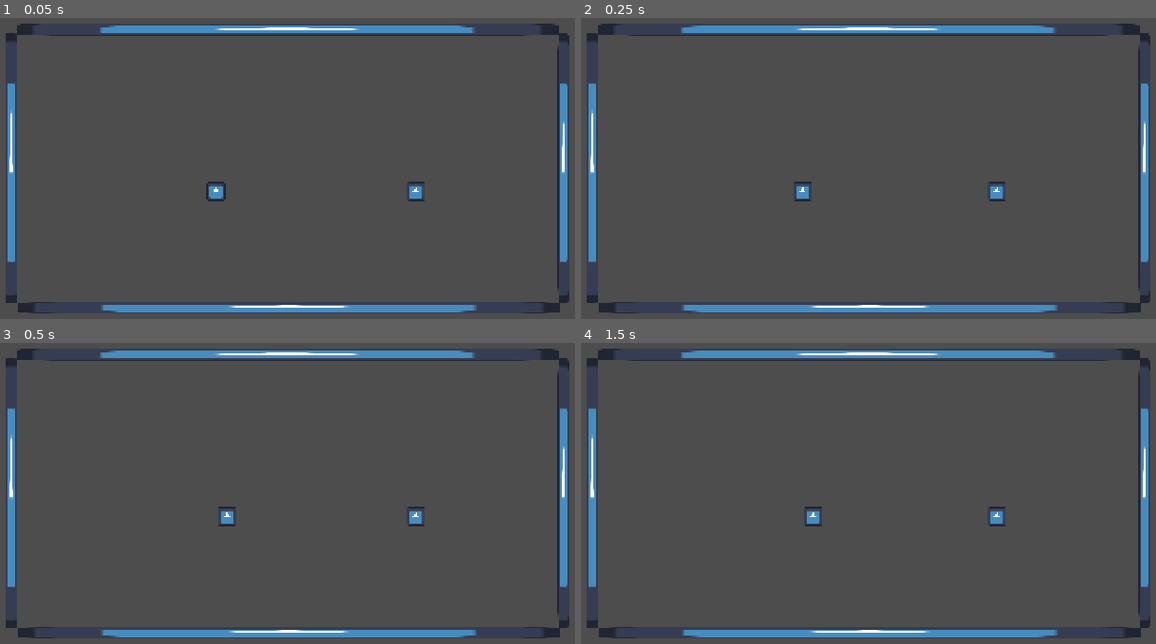
Above: before the commit, frames 1-4 (two rows, left to right).
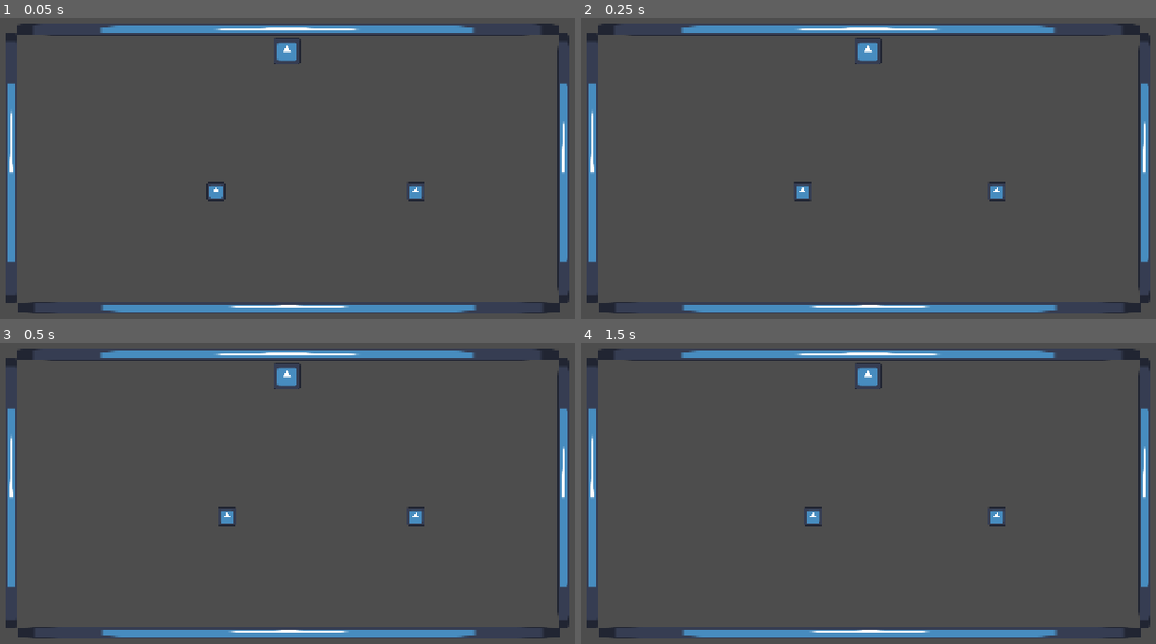
Above: after the commit, the same moments.

Repository: Kitakot/melon-pool
Game: Godot game, scene res://scenes/game.tscn
The game is run twice, just before and just after one commit, with the same random seed, the same clock (stepped at 60 frames per second) and the same inputs. The engine's default icon, where the game draws it, is replaced by a stand-in: a white triangle on a blue panel in a dark square.
Inputs (mouse positions are in pixels of both pictures, inside the frame that each line leads up to):
- Up to frame 1 (0.05 s): no input
- Up to frame 2 (0.25 s): no input
- Up to frame 3 (0.5 s): no input
- Up to frame 4 (1.5 s): move the mouse to (1046, 469) at 0.52 s; click (1046, 469) at 0.67 s; tap Enter at 1.25 s; move the mouse to (730, 511) at 1.27 s; click (730, 511) at 1.42 s

The runs differ from the first frame. In frame 1, 0.3% of the frame differs, in the area x 47-53%, y 6-16%; in frame 2, 0.3%; in frame 3, 0.3%; in frame 4, 0.3%.

Commit message:
Add pocket

Diff:
--- a/Objects/Ball.tscn
+++ b/Objects/Ball.tscn
@@ -6,7 +6,7 @@
 [sub_resource type="CircleShape2D" id="CircleShape2D_2xhk2"]
 radius = 16.0
 
-[node name="RigidBody2D2" type="RigidBody2D" unique_id=707908172]
+[node name="RigidBody2D" type="RigidBody2D" unique_id=707908172]
 physics_material_override = ExtResource("1_p1o3b")
 angular_damp = 100.0
 
--- /dev/null
+++ b/Objects/pocket.tscn
@@ -0,0 +1,17 @@
+[gd_scene format=3 uid="uid://fwl8ln380t7b"]
+
+[ext_resource type="Script" uid="uid://qmvwcrnxp44p" path="res://scenes/pocket.gd" id="1_6imce"]
+[ext_resource type="Texture2D" uid="uid://26kf6cb5ihpm" path="res://icon.svg" id="2_tr6x7"]
+
+[sub_resource type="CircleShape2D" id="CircleShape2D_11huh"]
+radius = 64.0
+
+[node name="Pocket" type="Area2D" unique_id=2089654417]
+scale = Vector2(0.36489052, 0.36489052)
+script = ExtResource("1_6imce")
+
+[node name="CollisionShape2D" type="CollisionShape2D" parent="." unique_id=1087370647]
+shape = SubResource("CircleShape2D_11huh")
+
+[node name="Icon" type="Sprite2D" parent="." unique_id=1350626404]
+texture = ExtResource("2_tr6x7")
--- a/scenes/game.tscn
+++ b/scenes/game.tscn
@@ -4,6 +4,7 @@
 [ext_resource type="Texture2D" uid="uid://26kf6cb5ihpm" path="res://icon.svg" id="1_uwrxv"]
 [ext_resource type="Script" uid="uid://ci8ddphdysbm8" path="res://scenes/player_ball.gd" id="2_lbhrr"]
 [ext_resource type="PackedScene" uid="uid://b2nctyfw0lab4" path="res://Objects/Ball.tscn" id="4_lbhrr"]
+[ext_resource type="PackedScene" uid="uid://fwl8ln380t7b" path="res://Objects/pocket.tscn" id="5_iywne"]
 
 [sub_resource type="CircleShape2D" id="CircleShape2D_2xhk2"]
 radius = 16.0
@@ -22,15 +23,24 @@
 [sub_resource type="PhysicsMaterial" id="PhysicsMaterial_lbhrr"]
 bounce = 1.0
 
-[sub_resource type="RectangleShape2D" id="RectangleShape2D_a4gx2"]
+[sub_resource type="RectangleShape2D" id="RectangleShape2D_iywne"]
 size = Vector2(900, 20)
 
 [sub_resource type="RectangleShape2D" id="RectangleShape2D_lbhrr"]
 size = Vector2(20, 450)
 
+[sub_resource type="PhysicsMaterial" id="PhysicsMaterial_iywne"]
+bounce = 1.0
+
+[sub_resource type="RectangleShape2D" id="RectangleShape2D_p57ef"]
+size = Vector2(20, 450)
+
+[sub_resource type="RectangleShape2D" id="RectangleShape2D_a4gx2"]
+size = Vector2(900, 20)
+
 [node name="Node2D" type="Node2D" unique_id=874810127]
 
-[node name="RigidBody2D" type="RigidBody2D" parent="." unique_id=1186755015]
+[node name="Cueball" type="RigidBody2D" parent="." unique_id=1186755015]
 position = Vector2(493.761, 402)
 physics_material_override = ExtResource("1_lnu2h")
 linear_velocity = Vector2(50, 0)
@@ -39,10 +49,10 @@
 script = ExtResource("2_lbhrr")
 shot_power = 1.53
 
-[node name="CollisionShape2D" type="CollisionShape2D" parent="RigidBody2D" unique_id=1585950942]
+[node name="CollisionShape2D" type="CollisionShape2D" parent="Cueball" unique_id=1585950942]
 shape = SubResource("CircleShape2D_2xhk2")
 
-[node name="Icon" type="Sprite2D" parent="RigidBody2D" unique_id=234126938]
+[node name="Icon" type="Sprite2D" parent="Cueball" unique_id=234126938]
 scale = Vector2(0.25, 0.25)
 texture = ExtResource("1_uwrxv")
 
@@ -74,7 +84,7 @@
 physics_material_override = SubResource("PhysicsMaterial_lbhrr")
 
 [node name="CollisionShape2D" type="CollisionShape2D" parent="Table/CushonTop" unique_id=271410761]
-shape = SubResource("RectangleShape2D_a4gx2")
+shape = SubResource("RectangleShape2D_iywne")
 
 [node name="Icon" type="Sprite2D" parent="Table/CushonTop" unique_id=281186981]
 scale = Vector2(7.2, 0.156)
@@ -93,10 +103,10 @@
 
 [node name="CushonRight2" type="StaticBody2D" parent="Table" unique_id=1227007184]
 position = Vector2(147, 363)
-physics_material_override = SubResource("PhysicsMaterial_lbhrr")
+physics_material_override = SubResource("PhysicsMaterial_iywne")
 
 [node name="CollisionShape2D" type="CollisionShape2D" parent="Table/CushonRight2" unique_id=920839212]
-shape = SubResource("RectangleShape2D_lbhrr")
+shape = SubResource("RectangleShape2D_p57ef")
 
 [node name="Icon" type="Sprite2D" parent="Table/CushonRight2" unique_id=878807838]
 scale = Vector2(0.156, 3.6)
@@ -112,3 +122,6 @@
 [node name="Icon" type="Sprite2D" parent="Table/CushonBottom" unique_id=495534325]
 scale = Vector2(7.2, 0.156)
 texture = ExtResource("1_uwrxv")
+
+[node name="Pocket" parent="Table" unique_id=2089654417 instance=ExtResource("5_iywne")]
+position = Vector2(616.00006, 164)
--- a/scenes/player_ball.gd
+++ b/scenes/player_ball.gd
@@ -6,6 +6,9 @@
 var shot_vector = Vector2()
 @export var shot_power = 1.0
 @export var epsilon = 10
+
+func _ready() -> void:
+	add_to_group("balls")
 
 func _unhandled_input(event: InputEvent) -> void:
 	if event is InputEventMouseButton and event.button_index == MOUSE_BUTTON_LEFT:
--- /dev/null
+++ b/scenes/pocket.gd
@@ -0,0 +1,9 @@
+extends Area2D
+
+func _physics_process(_delta):
+	for body in get_overlapping_bodies():
+		if body.is_in_group("balls"):
+			var distance = global_position.distance_to(body.global_position)
+
+			if distance <= 50:
+				body.queue_free()
Not shown, added: scenes/pocket.gd.uid
